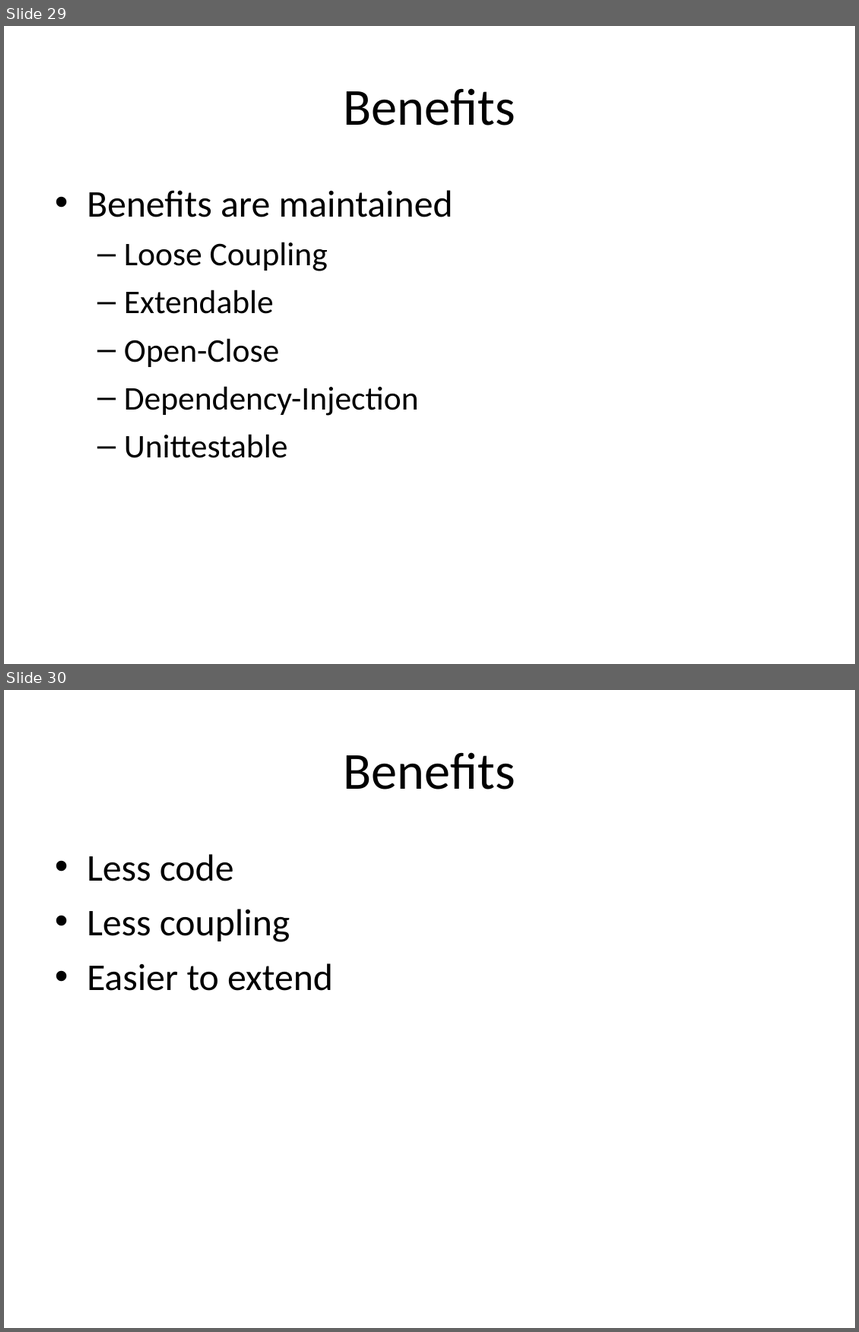
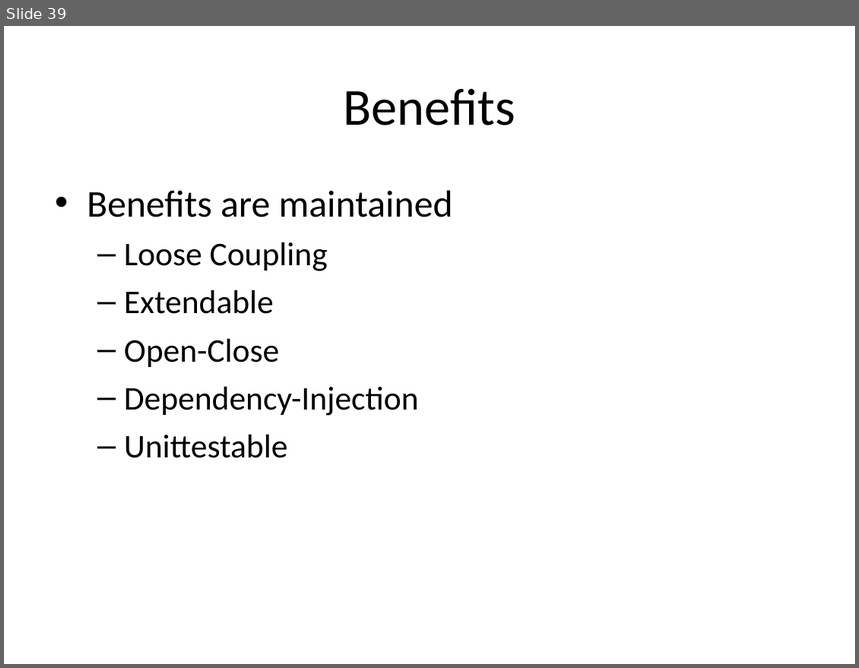
Before and after one commit to kamyu104/GofPatterns, a slide deck: Effective patterns.ppt. Shown one above the other, each under a label of ours: slides 29 and 30 before the commit, slide 39 after it. The pictures are 859x1332 and 859x668 pixels, drawn with LibreOffice and Linux fonts; fonts in the diff are those of the drawing. Boxes give left, top, right and bottom in pixels: in the first picture for what was removed or moved away, otherwise in the second. Text is boxed around its words. In the diff, an @@ line names an element or a change of style, - is before the commit and + after.

```diff
--- a/Effective patterns.ppt
+++ b/Effective patterns.ppt
@@ slide 30 removed at bbox=[4, 690, 855, 1328], background #FFFFFF @@
@@ title removed at bbox=[344, 752, 515, 790] @@
-Benefits
@@ text removed at bbox=[87, 854, 333, 991] @@
-• Less code
-• Less coupling
-• Easier to extend
@@ what was slide 29 is now slide 39 @@
```
Also in this commit, not shown: 3 slides changed, 2 slides added, 4 other slides removed.
